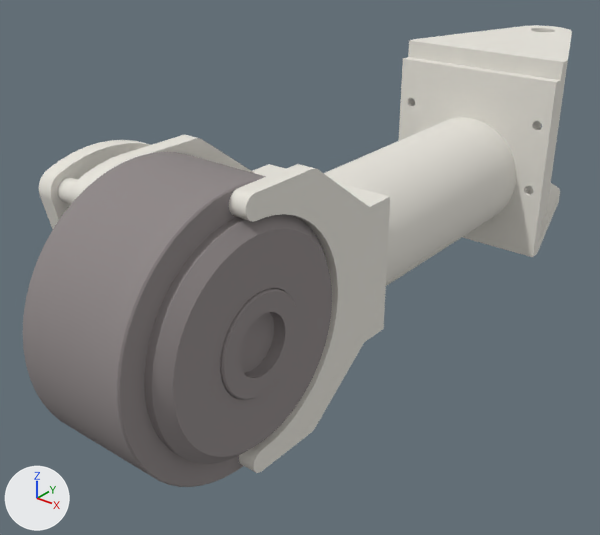
Two versions of the glTF model Meshes/link-1.gltf, one commit apart.
Both versions are drawn from a 50 mm camera at (0.173, -0.411, 0.08) aimed at (-0.02, -0.17, -0.07). Arrows for +X, +Y and +Z are at lower left; the lights stay in place. Where no turn or scale is listed for an object, it has been applied to the vertices.

Names of what the first picture shows: 'Actuator Adapter Plate', 'Actuator Claw Support', 'Actuator Claw Support.002', 'Actuator Output Plate', 'Bearing Support', 'Coxa Tube', 'ak80-64-Inner', 'ak80-64-Outer'.
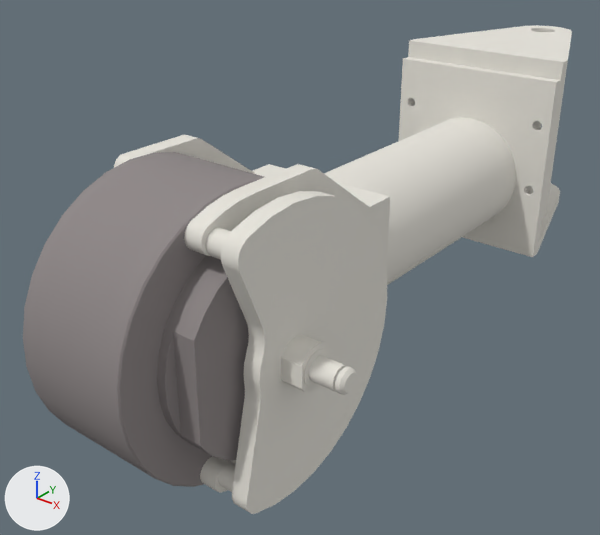
Not drawn themselves, but carrying or shaping drawn objects: ob_occurrence_of_94669a043_aluminum_unthreaded_spacer, ob_occurrence_of_ak80_64_outer, ob_occurrence_of_actuator_adapter_plate, ob_occurrence_of_2435k35_idler_rotary_shaft, ob_occurrence_of_actuator_claw_support_002.

Boxes [x1, y1, x2, y2] around the edits, measured in the pictures (600 x 535 px):
'ak80-64-Outer', moved, turned
    before: [23, 152, 332, 487]
    after: [23, 152, 264, 487]
'Actuator Adapter Plate', moved, turned
    before: [39, 140, 151, 229]
    after: [221, 191, 387, 514]
'Actuator Claw Support.002', moved, turned
    before: [69, 135, 282, 203]
    after: [184, 164, 390, 493]
'2435K35_Idler Rotary Shaft', moved (not visible before)
    after: [281, 335, 357, 395]
'94669A043_Aluminum Unthreaded Spacer', moved
    before: [57, 177, 77, 205]
    after: [218, 462, 236, 492]
'Actuator Claw Support', unchanged, covered by the edit
    before: [229, 164, 390, 473]
    after: [114, 135, 282, 176]
'ak80-64-Inner', unchanged, covered by the edit
    before: [220, 288, 299, 400]

The change, as a list of edits to the scene's bpy script:
```text
Change ob_occurrence_of_94669a043_aluminum_unthreaded_spacer:
    ob_occurrence_of_94669a043_aluminum_unthreaded_spacer.location: (-0.0317, -0.266, -0.0112) -> (0.0317, -0.266, -0.0897)
Change ob_occurrence_of_ak80_64_outer:
    ob_occurrence_of_ak80_64_outer.location: (0.0294, -0.25, -0.0504) -> (-0.0294, -0.25, -0.0504)
    ob_occurrence_of_ak80_64_outer.rotation_euler: (0.916, 0.0, 0.0) -> (0.916, -3.142, 0.0)  # degrees (52, 0, 0) -> degrees (52, -180, 0)
Change ob_occurrence_of_actuator_adapter_plate:
    ob_occurrence_of_actuator_adapter_plate.location: (-0.148, -0.223, -0.087) -> (0.148, -0.223, -0.0139)
    ob_occurrence_of_actuator_adapter_plate.rotation_euler: (0.0, 2.749, -1.571) -> (0.0, -0.393, 1.571)  # degrees (0, 158, -90) -> degrees (0, -23, 90)
Change ob_occurrence_of_2435k35_idler_rotary_shaft:
    ob_occurrence_of_2435k35_idler_rotary_shaft.location: (-0.0477, -0.25, -0.0504) -> (0.0477, -0.25, -0.0504)
Change ob_occurrence_of_actuator_claw_support_002:
    ob_occurrence_of_actuator_claw_support_002.location: (-0.0294, 0.02, -0.0504) -> (0.0294, 0.02, -0.0504)
    ob_occurrence_of_actuator_claw_support_002.rotation_euler: (0.0, 0.0, -1.571) -> (3.142, 0.0, -1.571)  # degrees (0, 0, -90) -> degrees (180, 0, -90)
```
